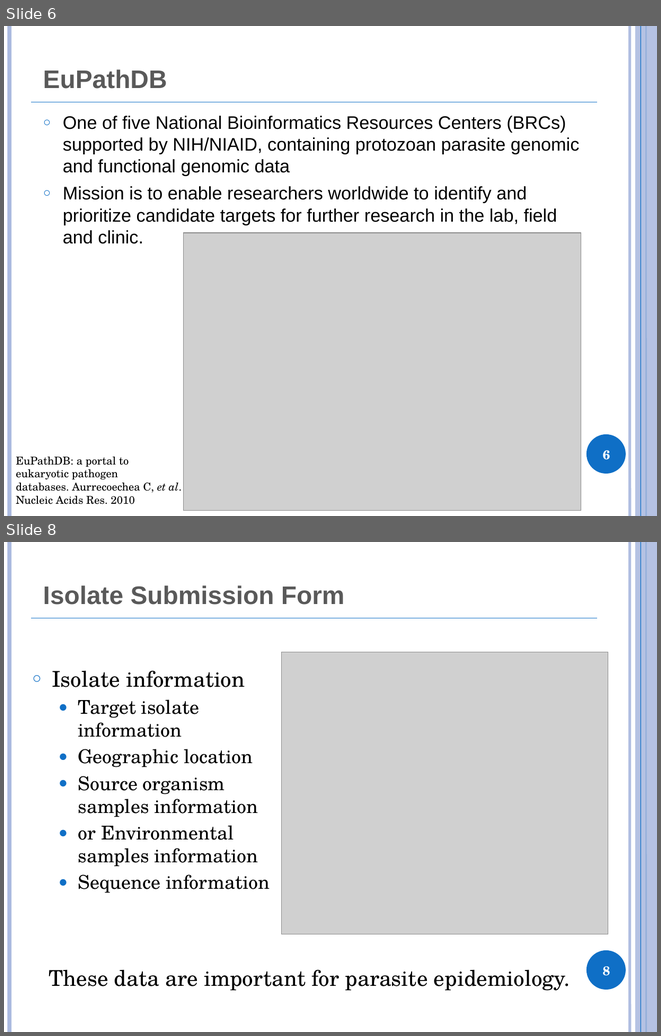
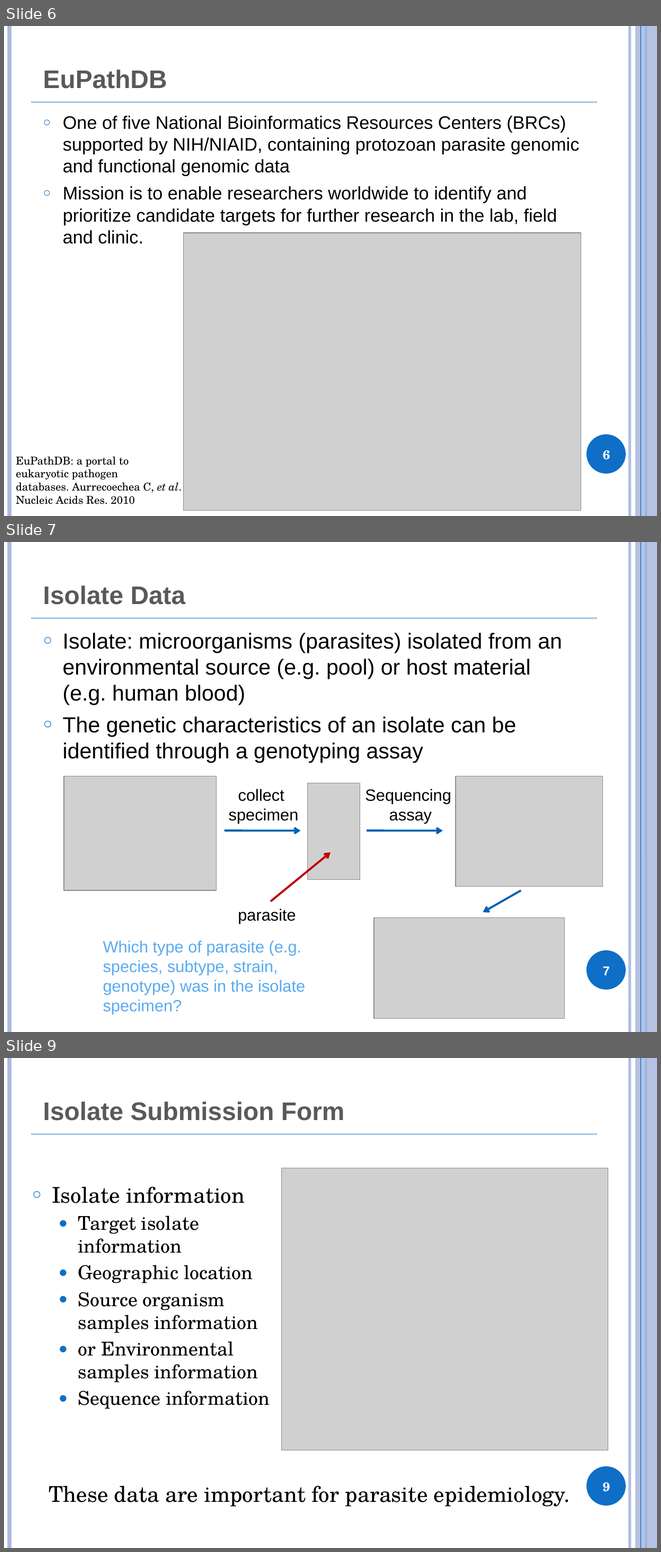
Before and after one commit to obi-ontology/obi-legacy-svn, a slide deck: trunk/docs/presentations/OBI tutorial July 2011 ICBO/EuPathDB.pptx. Shown one above the other, each under a label of ours: slides 6 and 8 before the commit, slides 6, 7 and 9 after it; the slides between them are not shown. The pictures are 661x1036 and 661x1552 pixels, drawn with LibreOffice and Linux fonts; fonts in the diff are those of the drawing; grey boxes stand for pictures. Boxes give left, top, right and bottom in pixels: in the first picture for what was removed or moved away, otherwise in the second. Text is boxed around its words. In the diff, an @@ line names an element or a change of style, - is before the commit and + after.

```diff
--- a/trunk/docs/presentations/OBI tutorial July 2011 ICBO/EuPathDB.pptx
+++ b/trunk/docs/presentations/OBI tutorial July 2011 ICBO/EuPathDB.pptx
@@ slide 7 added at <box>4,542,657,1032</box>, background #FFFFFF; not listed: 7 template elements that a slide beside it also shows @@
@@ title added at <box>43,585,186,605</box>, 28 pt, text #595959, bold @@
+Isolate Data
@@ text added at <box>63,633,562,762</box>, 24 pt, text #000000 @@
+○ Isolate: microorganisms (parasites) isolated from an environmental source (e.g. pool) or host material (e.g. human blood)
+○ The genetic characteristics of an isolate can be identified through a genotyping assay
@@ picture added at <box>64,776,216,890</box> @@
@@ picture added at <box>456,776,603,886</box> @@
@@ text added at <box>229,788,299,823</box>, 18 pt, text #000000 @@
+collect
+specimen
@@ picture added at <box>308,783,360,880</box> @@
@@ text added at <box>365,788,451,823</box>, 18 pt, text #000000 @@
+Sequencing
+assay
@@ arrow added from (224, 831) to (300, 831), #0060B6 2.25 pt @@
@@ arrow added from (367, 831) to (443, 831), #0060B6 2.25 pt @@
@@ arrow added from (271, 901) to (330, 852), #C00000 2.25 pt @@
@@ arrow added from (521, 890) to (483, 912), #0060B6 2.25 pt @@
@@ text added at <box>238,908,296,924</box>, 18 pt, text #000000 @@
+parasite
@@ picture added at <box>374,917,565,1018</box> @@
@@ text added at <box>103,940,305,1014</box>, 18 pt, text #59AAF2 @@
+Which type of parasite (e.g. species, subtype, strain, genotype) was in the isolate specimen?
@@ page number added at <box>603,966,610,975</box>, 14 pt, text #FFFFFF, bold @@
+7
@@ what was slide 8 is now slide 9 @@
@@ page number at <box>603,1482,610,1492</box>: text changed @@
-8
+9
```
Also in this commit, not shown: 6 slides changed, 1 other slide added, 2 slides removed.
